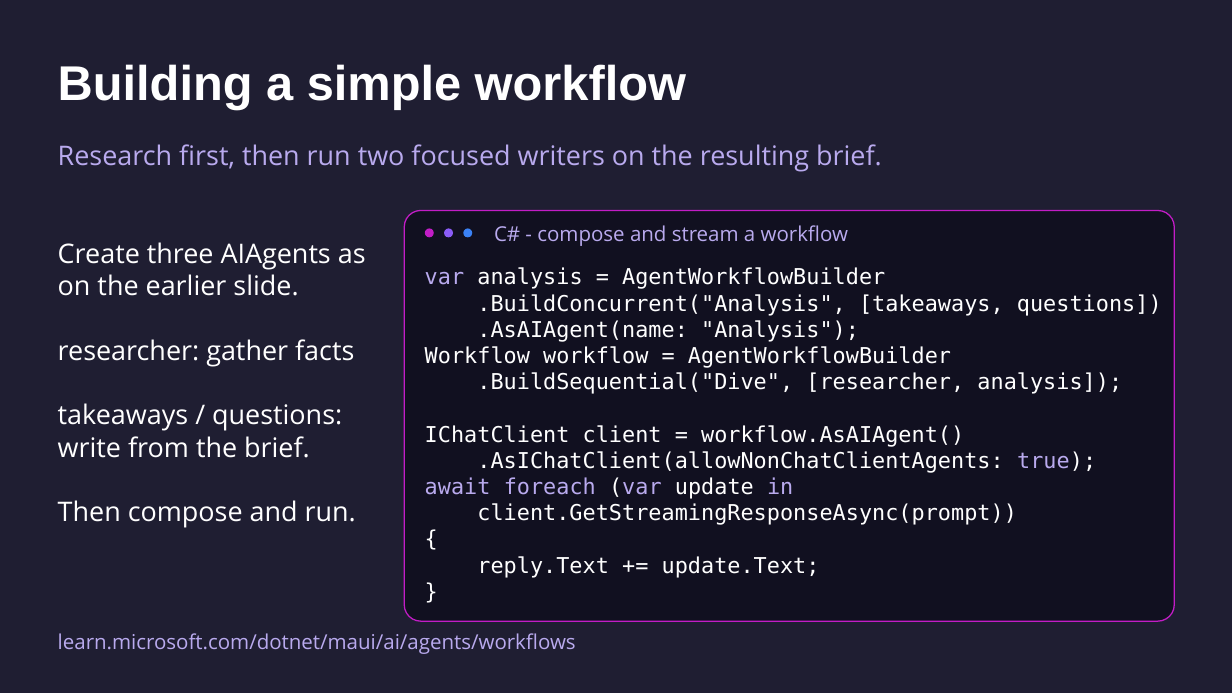
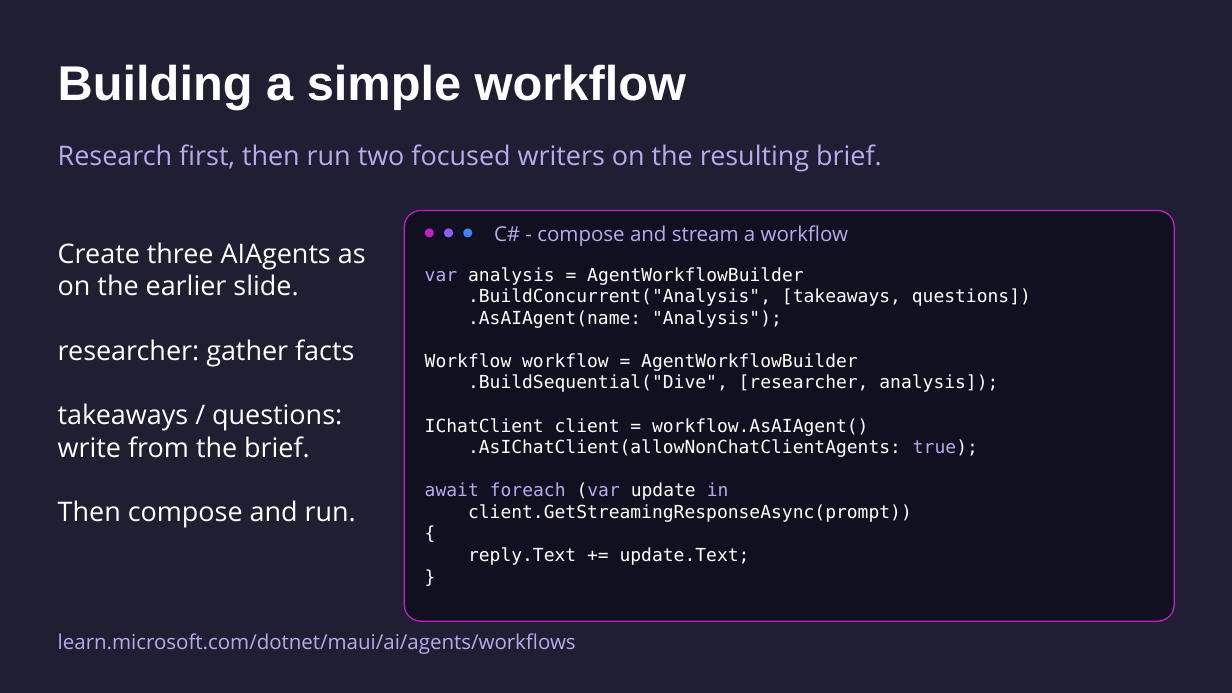
Before and after one commit to mattleibow/dotnetconf2026, a slide deck: slide 29 of slides.pptx. Drawn at 1232x693 pixels with LibreOffice and Linux fonts; fonts in the diff are those of the drawing. Boxes give left, top, right and bottom in pixels: in the first picture for what was removed or moved away, otherwise in the second. Text is boxed around its words. In the diff, an @@ line names an element or a change of style, - is before the commit and + after.

```diff
--- a/slides.pptx
+++ b/slides.pptx
@@ text "var analysis = AgentWorkflowBuilder" at <box>425,267,1031,565</box>: size 17 to 14 pt @@
```
Also in this commit, not shown: 14 other slides changed.
